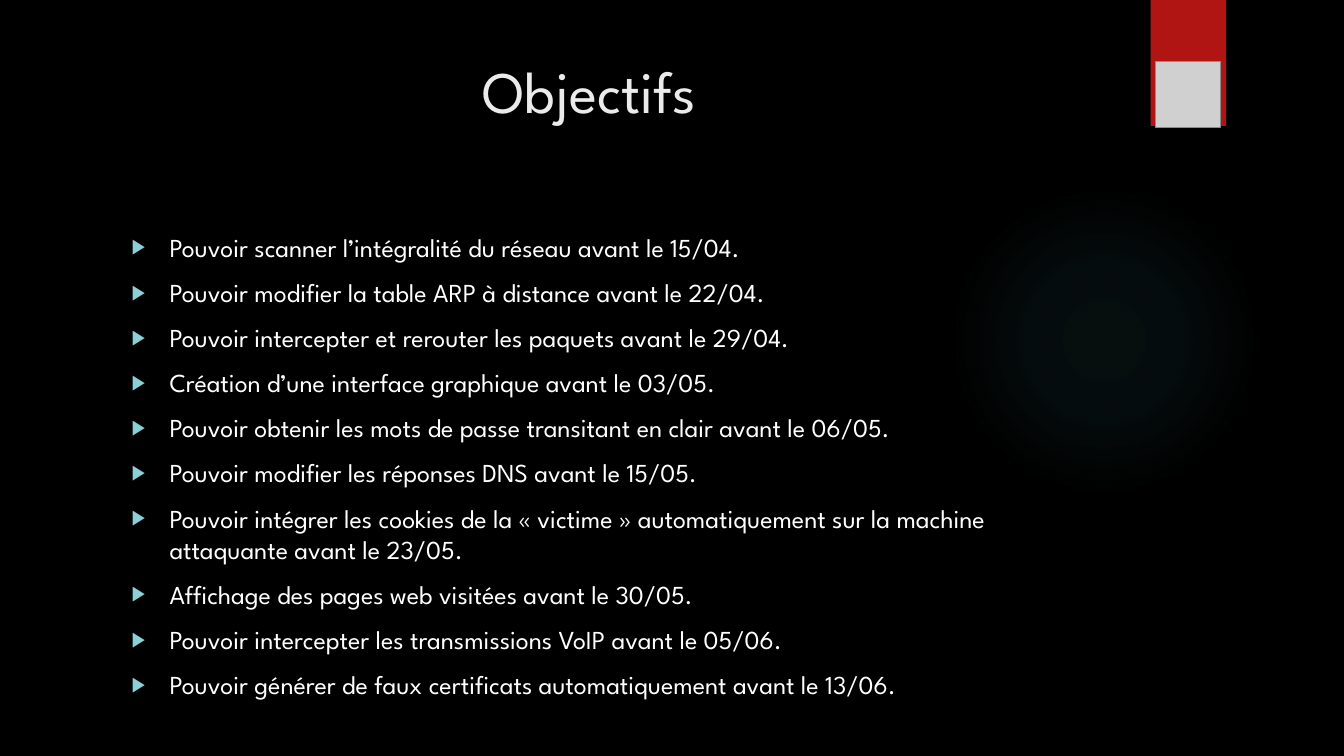
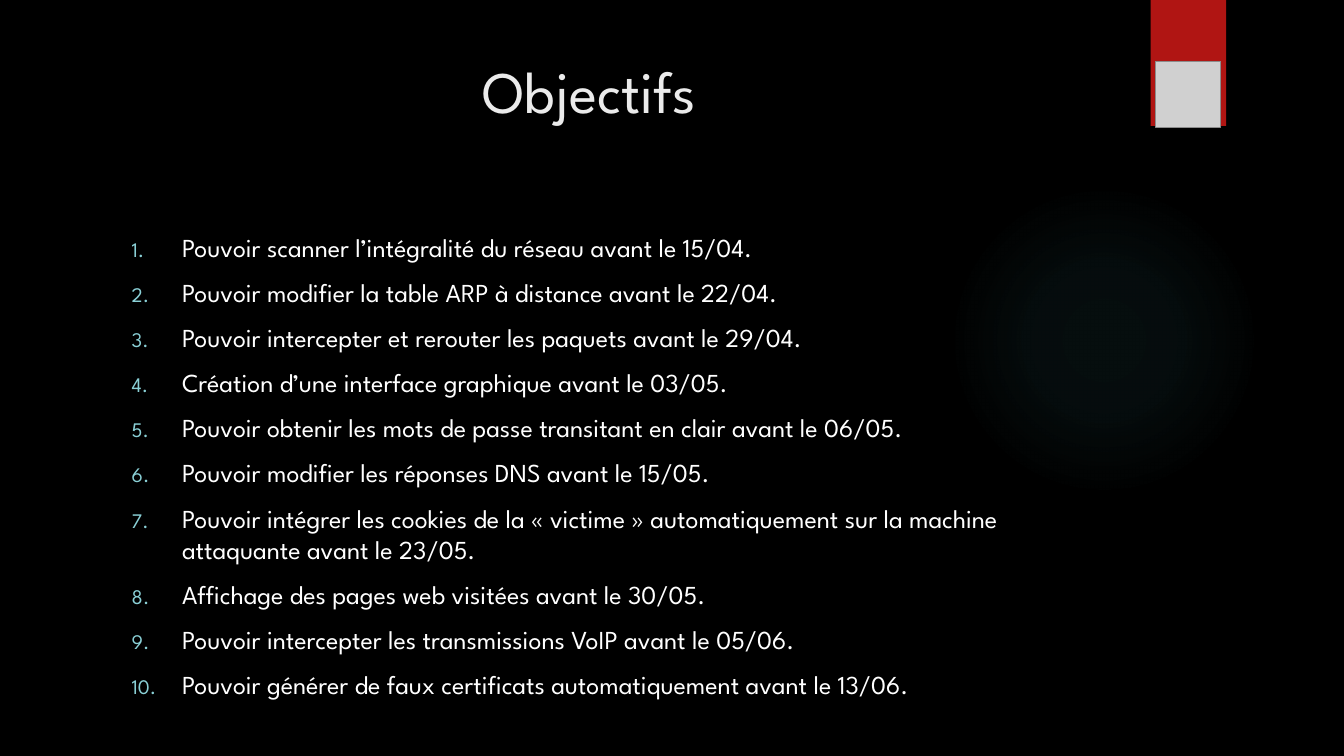
Before and after one commit to Inpeel/SITM, a slide deck: slide 4 of Avant-Projet/Stalker In The Middle.pptx. Drawn at 1344x756 pixels with LibreOffice and Linux fonts; fonts in the diff are those of the drawing; grey boxes stand for pictures; background and template pictures are left out. Boxes give left, top, right and bottom in pixels: in the first picture for what was removed or moved away, otherwise in the second. Text is boxed around its words. In the diff, an @@ line names an element or a change of style, - is before the commit and + after.

```diff
--- a/Avant-Projet/Stalker In The Middle.pptx
+++ b/Avant-Projet/Stalker In The Middle.pptx
@@ text "Pouvoir scanner l’intégralité du réseau ..." at bbox=[182, 239, 997, 700]: bullet ▶ to 1. @@
```
Also in this commit, not shown: 2 other slides changed, 15 slides added, 5 slides removed, 1 other file.
